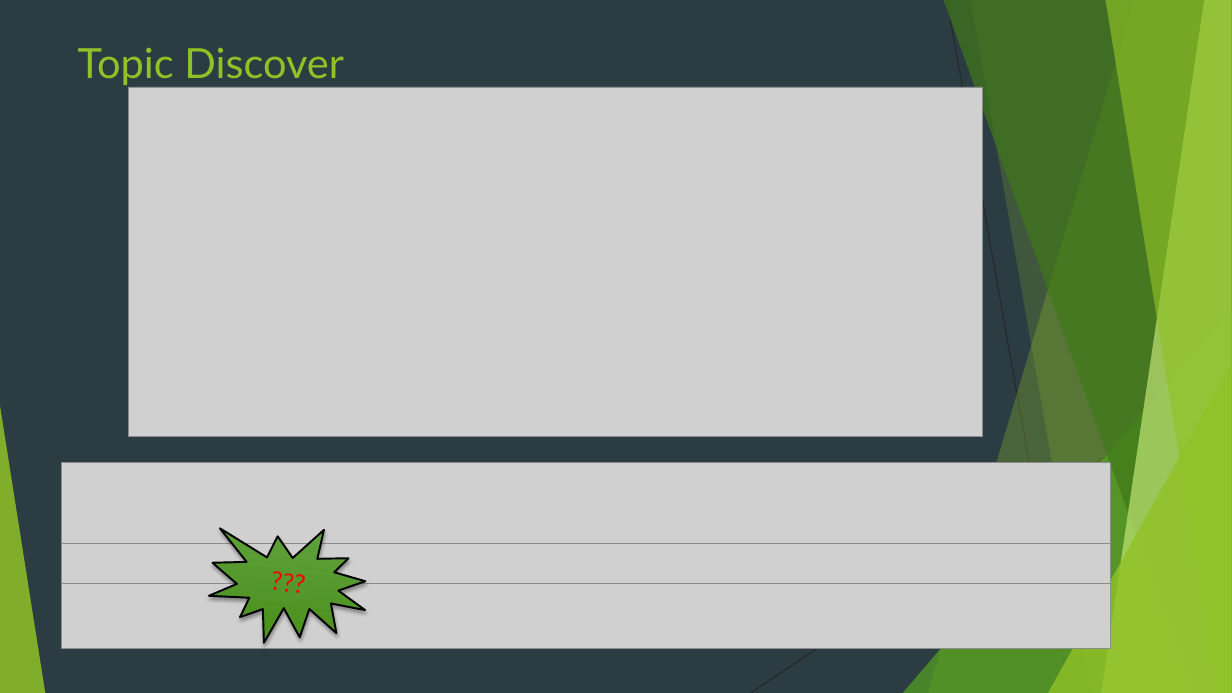
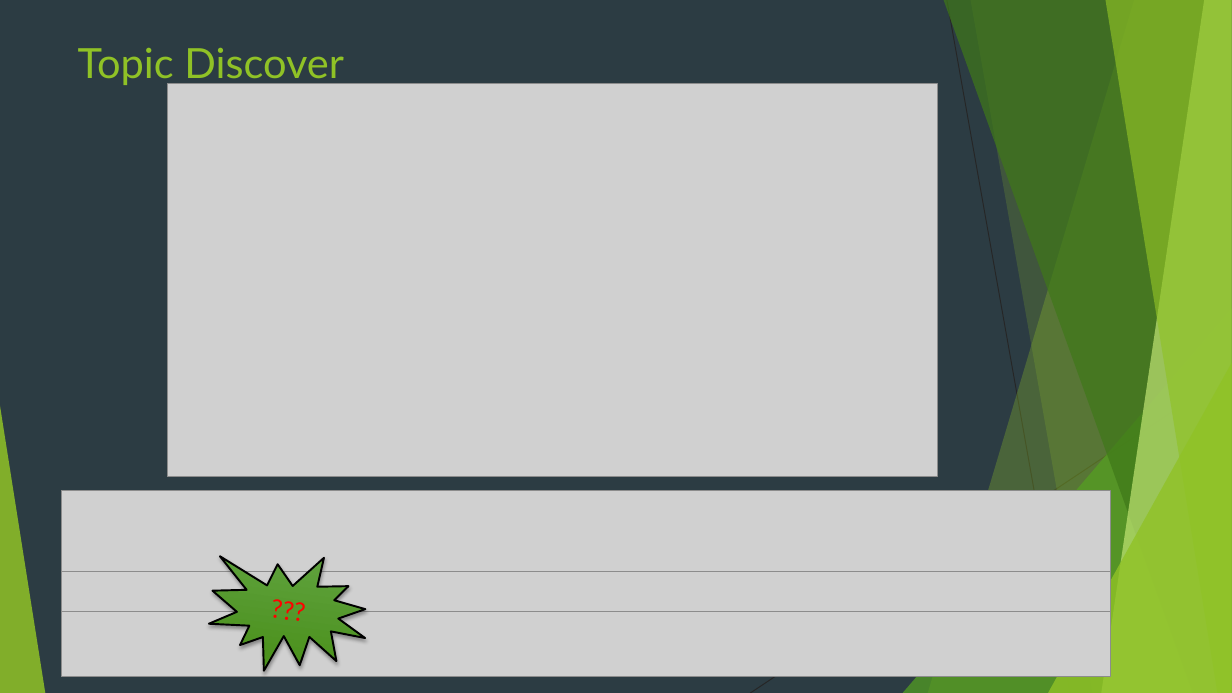
Before and after one commit to henryle-n/Hurricane-History-Analysis, a slide deck: slide 3 of Team_4_Proj_1.pptx. Drawn at 1232x693 pixels with LibreOffice and Linux fonts; fonts in the diff are those of the drawing; grey boxes stand for pictures. Boxes give left, top, right and bottom in pixels: in the first picture for what was removed or moved away, otherwise in the second. Text is boxed around its words. In the diff, an @@ line names an element or a change of style, - is before the commit and + after.

```diff
--- a/Team_4_Proj_1.pptx
+++ b/Team_4_Proj_1.pptx
@@ picture: place and size @@
-picture at <box>128,87,982,436</box>
+picture at <box>167,84,937,477</box>
@@ irregular seal "???": place and size @@
-irregular seal "???" at <box>202,516,375,656</box>
+irregular seal "???" at <box>202,543,375,684</box>
@@ 3 pictures: place and size @@
-3 pictures at <box>61,463,1110,649</box>
+3 pictures at <box>61,491,1110,677</box>
```
Also in this commit, not shown: 1 other file.
